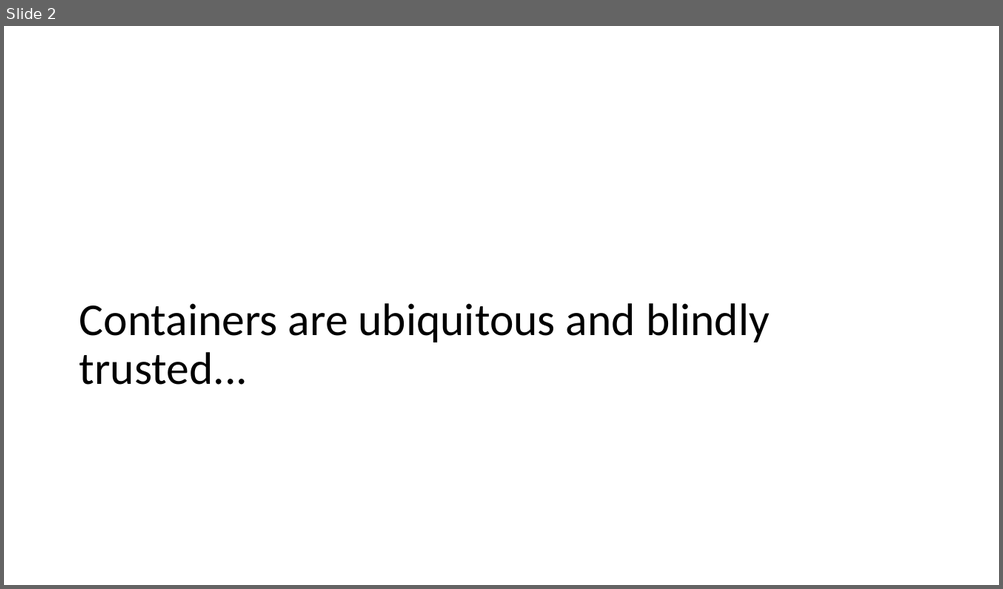
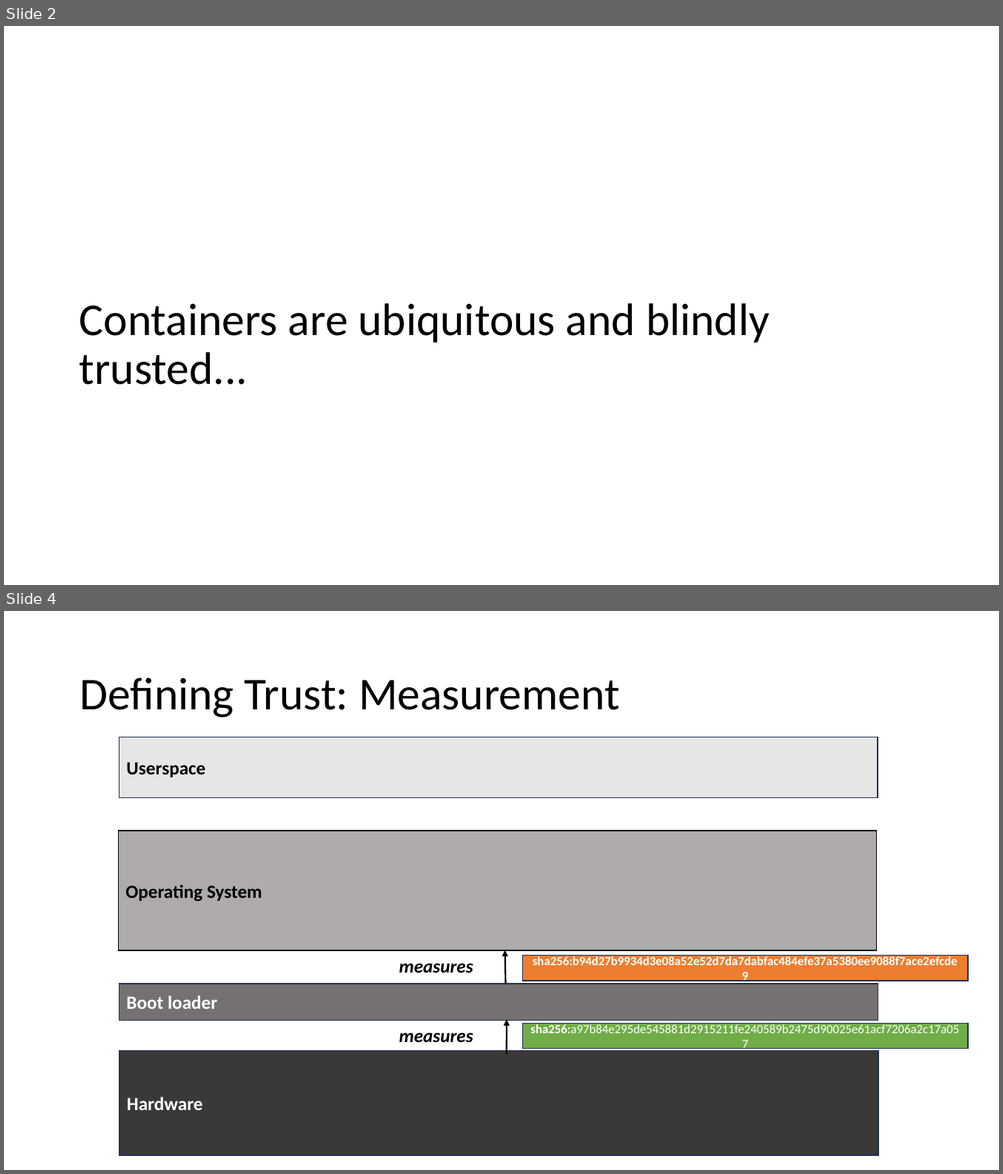
Before and after one commit to avery-blanchard/LPC23-containers, a slide deck: LPC-Containers.pptx. Shown one above the other, each under a label of ours: slide 2 before the commit, slides 2 and 4 after it; the slides between them are not shown. The pictures are 1003x589 and 1003x1174 pixels, drawn with LibreOffice and Linux fonts; fonts in the diff are those of the drawing. Boxes give left, top, right and bottom in pixels: in the first picture for what was removed or moved away, otherwise in the second. Text is boxed around its words. In the diff, an @@ line names an element or a change of style, - is before the commit and + after.

```diff
--- a/LPC-Containers.pptx
+++ b/LPC-Containers.pptx
@@ slide 4 added at bbox=[4, 611, 999, 1170], background #FFFFFF @@
@@ title added at bbox=[79, 678, 620, 718], 44 pt, text #000000 @@
+Defining Trust: Measurement
@@ rectangle added at bbox=[119, 737, 877, 798], fill #E7E6E6, outline #1E3256 1 pt, 18 pt, text #000000, bold @@
+Userspace
@@ rectangle added at bbox=[118, 831, 876, 951], fill #AFABAB, outline #000000 1 pt, 18 pt, text #000000, bold @@
+Operating System
@@ text added at bbox=[399, 963, 473, 974], 18 pt, text #000000, bold, italic @@
+measures
@@ arrow added from (506, 985) to (505, 951), #000000 1.5 pt @@
@@ rectangle added at bbox=[523, 956, 968, 981], fill #ED7D31, outline #1E3256 1 pt, 12 pt, text #FFFFFF, bold @@
+sha256:b94d27b9934d3e08a52e52d7da7dabfac484efe37a5380ee9088f7ace2efcde9
@@ rectangle added at bbox=[119, 984, 878, 1021], fill #767171, outline #1E3256 1 pt, 18 pt, text #FFFFFF, bold @@
+Boot loader
@@ arrow added from (506, 1054) to (507, 1020), #000000 1.5 pt @@
@@ rectangle added at bbox=[523, 1024, 968, 1049], fill #70AD47, outline #1E3256 1 pt, 12 pt, text #FFFFFF @@
+sha256:a97b84e295de545881d2915211fe240589b2475d90025e61acf7206a2c17a057
@@ rectangle added at bbox=[119, 1051, 879, 1156], fill #3B3838, outline #1E3256 1 pt, 18 pt, text #FFFFFF, bold @@
+Hardware
@@ text added at bbox=[399, 1033, 473, 1043], 18 pt, text #000000, bold, italic @@
+measures
```
Also in this commit, not shown: 2 slides changed, 28 other slides added, 6 slides removed, 2 other files.
